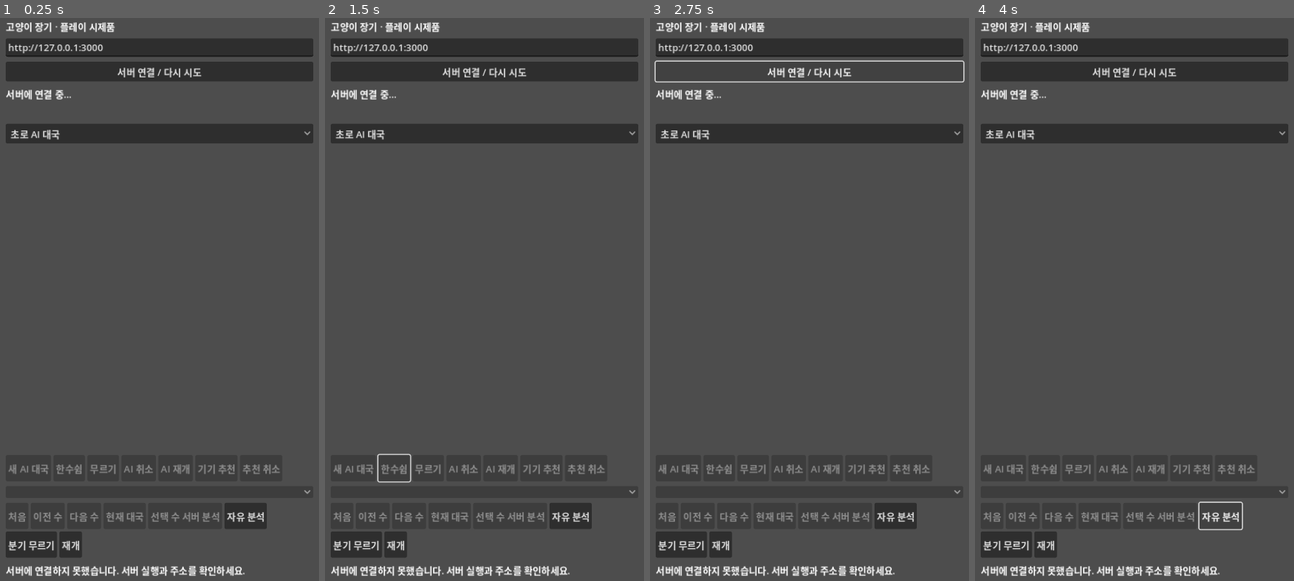
Above: before the commit, frames 1-4 (left to right).
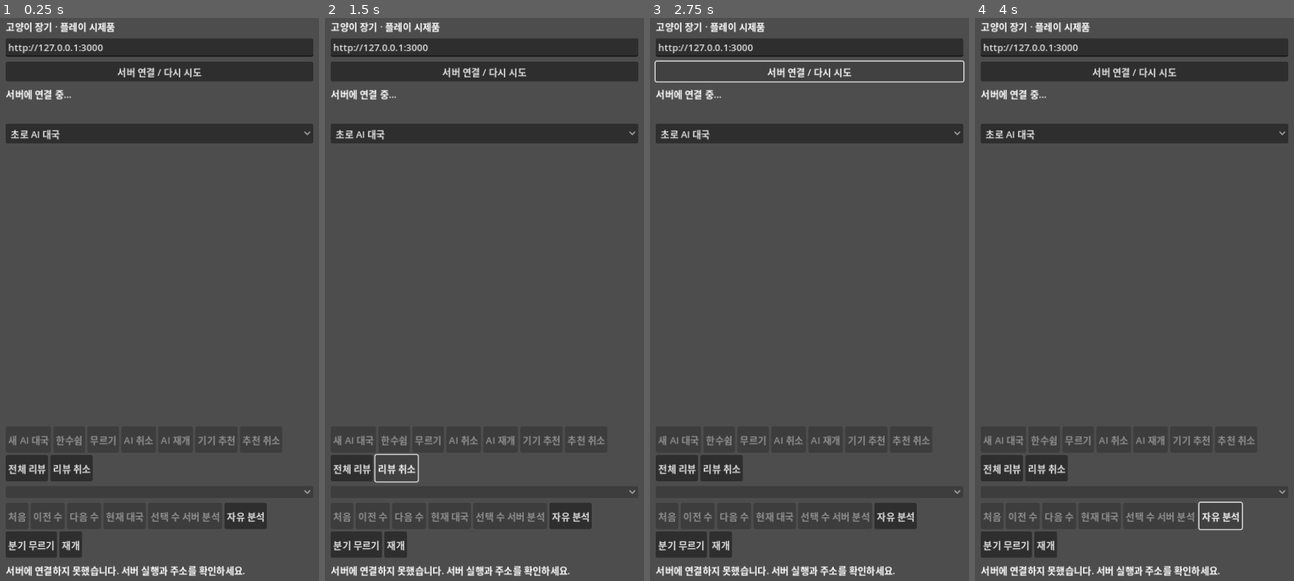
Above: after the commit, the same moments.

Repository: YU-Kangg/janggiAI
Game: Godot game, scene res://main.tscn
Same seed, same stepped clock (60 frames per second), same inputs: the game is played once before the commit and once after it.
Inputs (mouse positions are in pixels of both pictures, inside the frame that each line leads up to):
- Up to frame 1 (0.25 s): no input
- Up to frame 2 (1.5 s): click (350, 468) at 0.5 s, where only the run after the commit has a clickable "전체 리뷰"; click (395, 468) at 1.25 s, where only the run after the commit has a clickable "리뷰 취소"
- Up to frame 3 (2.75 s): click "서버 연결 / 다시 시도" at 2 s
- Up to frame 4 (4 s): click "초로 AI 대국" at 2.75 s; click "자유 분석" at 3.5 s

The runs differ from the first frame. In frame 1, 1.0% of the frame differs, in the area x 2-88%, y 74-83%; in frame 2, 1.0%; in frame 3, 1.0%; in frame 4, 1.0%.

Commit message:
feat(review): Godot 전체 리뷰 진행률 연결

Diff:
--- a/godot/main.gd
+++ b/godot/main.gd
@@ -34,6 +34,9 @@
 var variation_resume := Button.new()
 var variation_evaluation: Dictionary = {}
 var variation_evaluation_target := ""
+var full_review: Dictionary = {}
+var full_review_start := Button.new()
+var full_review_cancel := Button.new()
 var device_engine = LocalEngine.new()
 var device_recommend := Button.new()
 var device_cancel := Button.new()
@@ -87,6 +90,14 @@
 	device_cancel.custom_minimum_size.y = 44
 	device_cancel.pressed.connect(cancel_device_recommendation)
 	actions.add_child(device_cancel)
+	full_review_start.text = "전체 리뷰"
+	full_review_start.custom_minimum_size.y = 44
+	full_review_start.pressed.connect(start_full_review)
+	actions.add_child(full_review_start)
+	full_review_cancel.text = "리뷰 취소"
+	full_review_cancel.custom_minimum_size.y = 44
+	full_review_cancel.pressed.connect(cancel_full_review)
+	actions.add_child(full_review_cancel)
 	device_engine.completed.connect(on_device_recommendation)
 	column.add_child(history)
 	history.item_selected.connect(func(index: int): show_review(index))
@@ -150,7 +161,10 @@
 
 func request_state() -> void:
 	if not pending:
-		send("game")
+		if full_review.get("status", "") == "running":
+			send("review-status", {"revision": state.revision, "jobId": full_review.jobId})
+		else:
+			send("game")
 
 func send(path: String, data: Dictionary = {}) -> void:
 	if pending:
@@ -206,6 +220,21 @@
 			schedule_variation_evaluation()
 		render_board()
 		return
+	if current_path in ["review-start", "review-status", "review-cancel"]:
+		if not payload.has("jobId") or not payload.has("status") or not payload.has("completed") or not payload.has("total"):
+			message.text = "전체 리뷰 응답 형식이 올바르지 않습니다."
+		else:
+			full_review = payload
+			if payload.status == "running":
+				message.text = "전체 리뷰 분석 중 · %d/%d수" % [int(payload.completed), int(payload.total)]
+			elif payload.status == "complete":
+				message.text = "전체 리뷰 완료 · %d수" % int(payload.total)
+			elif payload.status == "cancelled":
+				message.text = "전체 리뷰를 취소했습니다."
+			else:
+				message.text = "전체 리뷰 실패: %s" % str(payload.get("error", "알 수 없는 오류"))
+		render_board()
+		return
 	if not payload.has("fen") or not payload.has("legalMoves"):
 		message.text = "장기 서버 응답이 아닙니다."
 		return
@@ -223,6 +252,8 @@
 		review = {}
 		clear_review_analysis()
 		clear_variation()
+		if not full_review.is_empty() and full_review.get("revision") != payload.revision:
+			full_review = {}
 		selected = ""
 	if current_path != "game" or changed:
 		message.text = ""
@@ -235,6 +266,17 @@
 	cancel_device_recommendation(false)
 	data["revision"] = state.revision
 	send(action, data)
+
+func start_full_review() -> void:
+	if pending or state.is_empty() or state.moves.is_empty() or full_review.get("status", "") == "running":
+		return
+	return_live()
+	send("review-start", {"revision": state.revision})
+
+func cancel_full_review() -> void:
+	if pending or full_review.get("status", "") != "running":
+		return
+	send("review-cancel", {"revision": state.revision, "jobId": full_review.jobId})
 
 func view_ply() -> int:
 	return review.moves.size() if not review.is_empty() else state.get("moves", []).size()
@@ -544,6 +586,8 @@
 	action_buttons[4].disabled = action_buttons[4].disabled or not state.ai.status in ["paused", "error"]
 	device_recommend.disabled = not variation.is_empty() or not device_engine.available() or device_engine.busy() or state.outcome.over or state.legalMoves.is_empty()
 	device_cancel.disabled = not variation.is_empty() or not device_engine.busy()
+	full_review_start.disabled = pending or self.state.moves.is_empty() or full_review.get("status", "") == "running"
+	full_review_cancel.disabled = pending or full_review.get("status", "") != "running"
 	if not review.is_empty():
 		status.text = "복기 %d/%d수 · %s" % [view_ply(), self.state.moves.size(), status.text]
 	if not analysis_preview.is_empty():
--- a/godot/smoke.gd
+++ b/godot/smoke.gd
@@ -38,6 +38,16 @@
 		await wait_idle()
 	check(app.state.moves.size() == 2 and app.state.turn == "cho", "NNUE AI reply")
 	var live_fen: String = app.state.fen
+	app.start_full_review()
+	await wait_idle()
+	check(app.full_review.status == "running" and app.full_review.total == 2, "full review starts in background")
+	for attempt in range(100):
+		if app.full_review.status != "running":
+			break
+		await create_timer(0.1).timeout
+		app.request_state()
+		await wait_idle()
+	check(app.full_review.status == "complete" and app.full_review.results.size() == 2, "full review progress and completion")
 	app.show_review(0)
 	await wait_idle()
 	check(app.review.moves.size() == 0 and app.state.moves.size() == 2, "review preserves live history")
Not shown, changed: PROGRESS.md
Not shown, changed: godot/README.md
